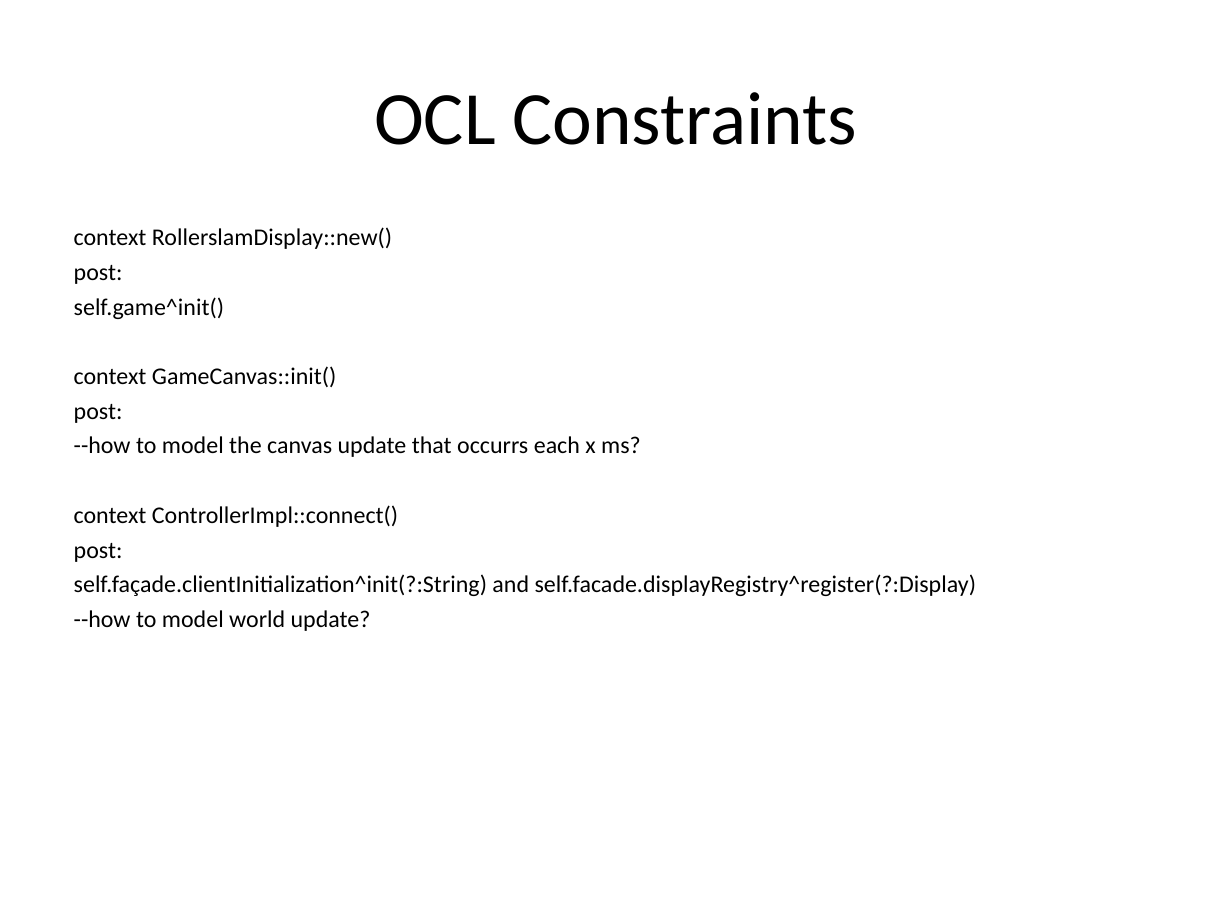
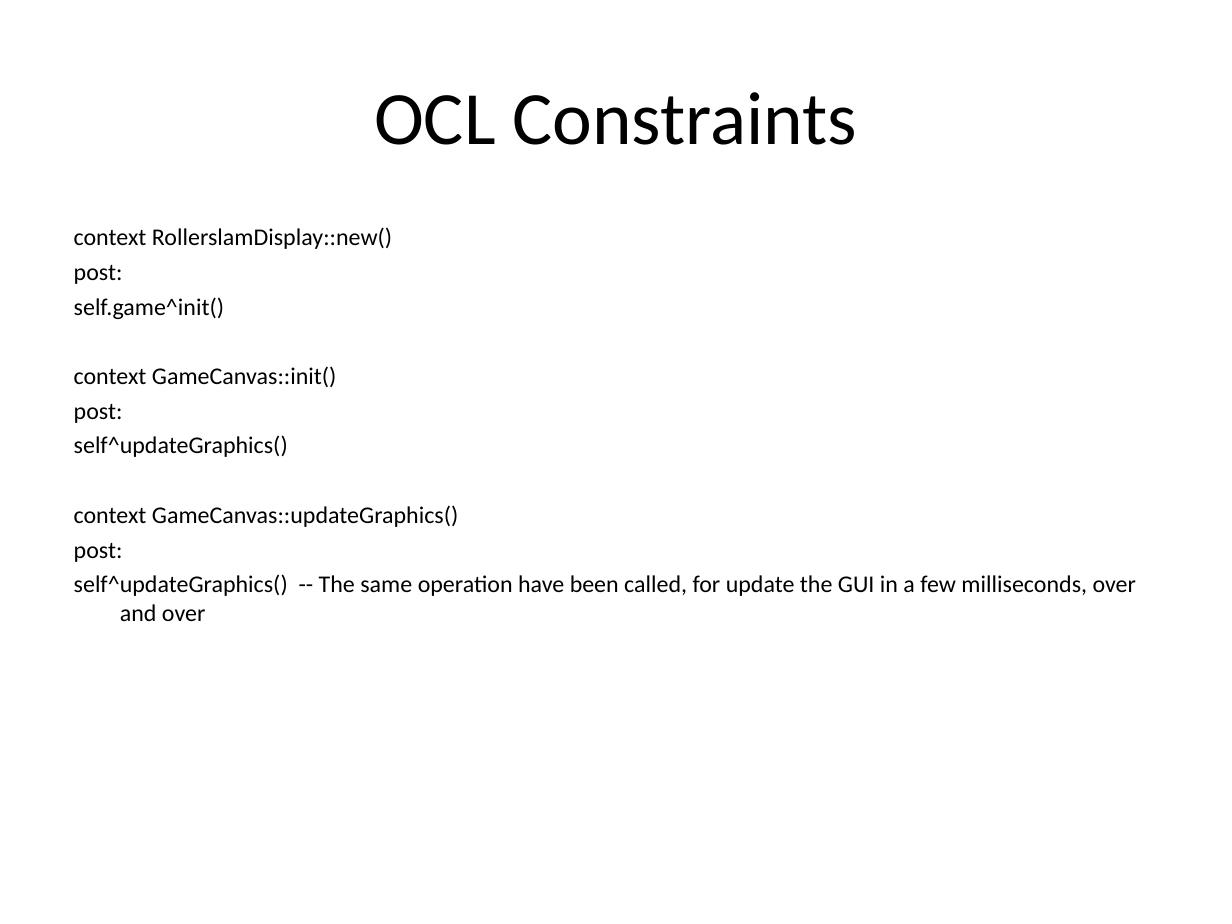
Before and after one commit to krishprince/rollerslam, a slide deck: slide 10 of docs/GUI/GUIModels_V.0.1.ppt (slide 8 before the commit). Drawn at 1232x924 pixels with LibreOffice and Linux fonts; fonts in the diff are those of the drawing. Boxes give left, top, right and bottom in pixels: in the first picture for what was removed or moved away, otherwise in the second. Text is boxed around its words. In the diff, an @@ line names an element or a change of style, - is before the commit and + after.

Commit message:
Uploading draft models; Fixing code formating on ControllerImpl.java; Created a new method in GameCanvas to update graphic content, so it would be better to model using UML.

```diff
--- a/docs/GUI/GUIModels_V.0.1.ppt
+++ b/docs/GUI/GUIModels_V.0.1.ppt
@@ text at (74, 435, 458, 527): text changed @@
---how to model the canvas update that occurrs each x ms?
-context ControllerImpl::connect()
+self^updateGraphics()
+context GameCanvas::updateGraphics()
@@ text at (74, 574, 1136, 621): text changed @@
-self.façade.clientInitialization^init(?:String) and self.facade.displayRegistry^register(?:Display)
---how to model world update?
+self^updateGraphics() -- The same operation have been called, for update the GUI in a few milliseconds, over and over
```
Also in this commit, not shown: 2 other slides changed, 3 slides added, 1 slide removed, 2 other files.
